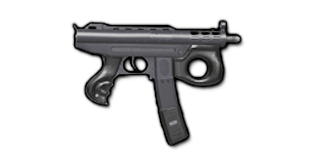
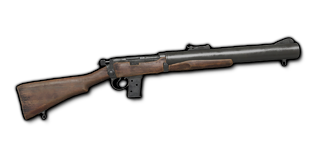
Layer changes from the first 324×165 image to the second:
added layer "Layer 1" above "Agram2000" over (x1=16, y1=38, x2=300, y2=120)
hid "Agram2000" over (x1=73, y1=21, x2=241, y2=145)